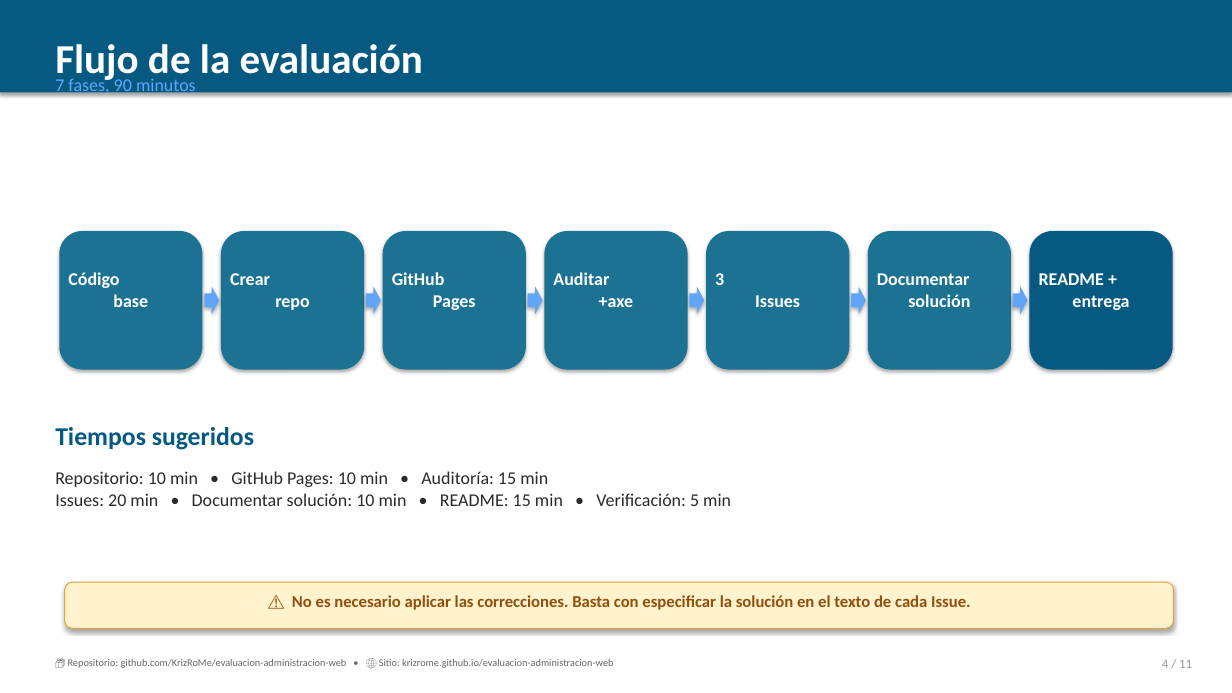
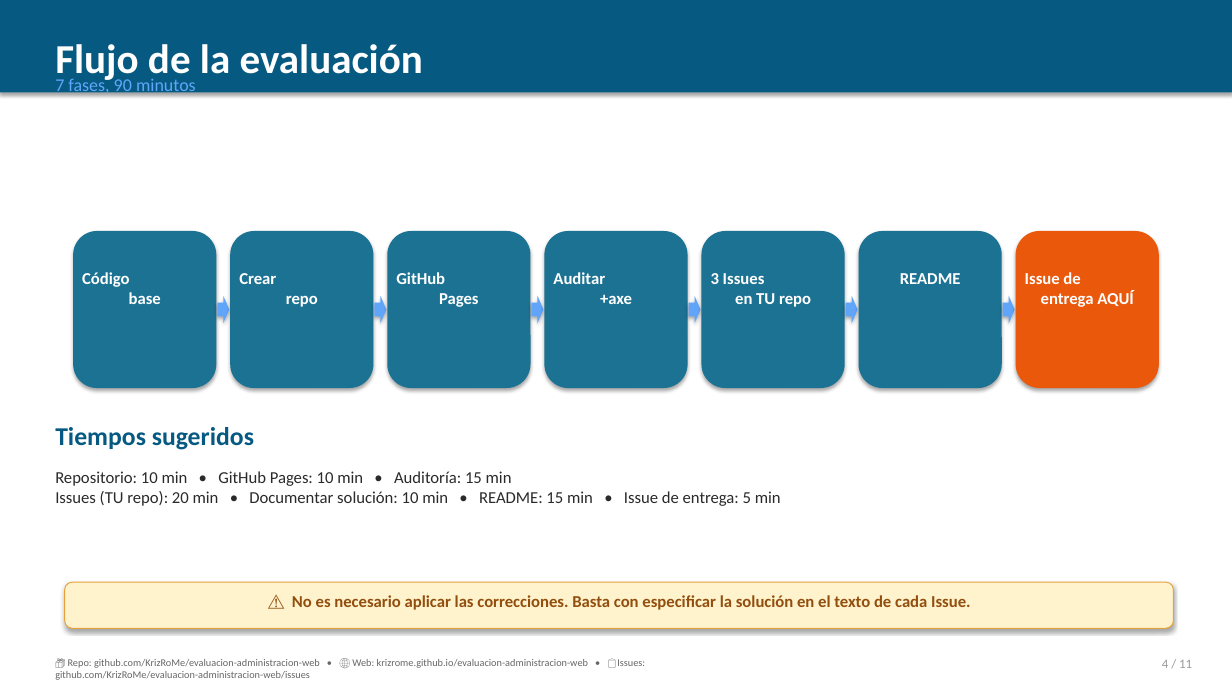
Before and after one commit to KrizRoMe/evaluacion-administracion-web, a slide deck: slide 4 of EVALUACION_PRACTICA_01.pptx. Drawn at 1232x693 pixels with LibreOffice and Linux fonts; fonts in the diff are those of the drawing. Boxes give left, top, right and bottom in pixels: in the first picture for what was removed or moved away, otherwise in the second. Text is boxed around its words. In the diff, an @@ line names an element or a change of style, - is before the commit and + after.

Commit message:
feat(issue-templates): nuevo template ENTREGA + config + PPT con URL de issues del docente
- Nuevo template: entrega.yml (nombre, código, URL repo, URL Pages, checklist)
- config.yml: muestra link de contacto directo para crear Issue de entrega
- PPT actualizado con:
  * Slide 3: URLs (sitio base, tu repo, link de entrega con issues/new?template=entrega.yml)
  * Slide 4: Flujo modificado (3 Issues en TU repo + Issue de ENTREGA AQUÍ)
  * Slide 8: Refuerza que los 3 Issues van en TU repo
  * Slide 10 (NUEVA dedicada): Issue de ENTREGA con link directo
  * Slide 11: Checklist final separado en 'tu repo' vs 'repo del docente'
  * Footer: incluye URL de issues del docente

```diff
--- a/EVALUACION_PRACTICA_01.pptx
+++ b/EVALUACION_PRACTICA_01.pptx
@@ rounded rectangle: place and size @@
-rounded rectangle at box(59, 231, 202, 370)
+rounded rectangle at box(73, 231, 216, 388)
@@ rounded rectangle: place and size @@
-rounded rectangle at box(221, 231, 364, 370)
+rounded rectangle at box(230, 231, 373, 388)
@@ rounded rectangle: place and size @@
-rounded rectangle at box(383, 231, 526, 370)
+rounded rectangle at box(387, 231, 531, 388)
@@ rounded rectangle: place and size @@
-rounded rectangle at box(544, 231, 688, 370)
+rounded rectangle at box(544, 231, 688, 388)
@@ rounded rectangle: place and size @@
-rounded rectangle at box(706, 231, 849, 370)
+rounded rectangle at box(701, 231, 845, 388)
@@ rounded rectangle: place and size @@
-rounded rectangle at box(868, 231, 1011, 370)
+rounded rectangle at box(859, 231, 1002, 388)
@@ rounded rectangle: place and size @@
-rounded rectangle at box(1030, 231, 1173, 370)
+rounded rectangle at box(1016, 231, 1159, 388)
@@ rounded rectangle at box(1016, 231, 1159, 388): fill #065A82 to #EA580C @@
@@ size 14 to 13 pt in 4 elements at box(553, 272, 632, 304), box(396, 272, 478, 307), box(239, 273, 318, 307), box(82, 272, 161, 304) @@
@@ text "Código base": place and size @@
-text "Código base" at box(68, 272, 148, 307)
+text "Código base" at box(82, 272, 161, 304)
@@ text "Crear repo": place and size @@
-text "Crear repo" at box(230, 273, 310, 310)
+text "Crear repo" at box(239, 273, 318, 307)
@@ right arrow: place and size @@
-right arrow at box(204, 287, 219, 314)
+right arrow at box(217, 296, 229, 323)
@@ right arrow: place and size @@
-right arrow at box(366, 287, 381, 314)
+right arrow at box(374, 296, 386, 323)
@@ right arrow: place and size @@
-right arrow at box(528, 287, 543, 314)
+right arrow at box(531, 296, 543, 323)
@@ right arrow: place and size @@
-right arrow at box(689, 287, 704, 314)
+right arrow at box(689, 296, 701, 323)
@@ text at box(711, 273, 811, 307): text changed; size 14 to 13 pt @@
-3
-Issues
+3 Issues
+en TU repo
@@ right arrow: place and size @@
-right arrow at box(851, 287, 866, 314)
+right arrow at box(846, 296, 858, 323)
@@ text at box(900, 273, 961, 284): text changed; size 14 to 13 pt @@
-Documentar
-solución
+README
@@ right arrow: place and size @@
-right arrow at box(1013, 287, 1028, 314)
+right arrow at box(1003, 296, 1015, 323)
@@ text at box(1025, 272, 1134, 307): text changed; size 14 to 13 pt @@
-README +
-entrega
+Issue de
+entrega AQUÍ
@@ text at box(55, 471, 512, 486): size 14 to 13 pt in "Repositorio: 10 min • GitHub Pages: 10 ..." @@
@@ text at box(55, 491, 781, 506): text changed; size 14 to 13 pt @@
-Issues: 20 min • Documentar solución: 10 min • README: 15 min • Verificación: 5 min
+Issues (TU repo): 20 min • Documentar solución: 10 min • README: 15 min • Issue de entrega: 5 min
@@ text at box(55, 659, 645, 680): text changed @@
-📦 Repositorio: github.com/KrizRoMe/evaluacion-administracion-web • 🌐 Sitio: krizrome.github.io/evaluacion-administracion-web
+📦 Repo: github.com/KrizRoMe/evaluacion-administracion-web • 🌐 Web: krizrome.github.io/evaluacion-administracion-web • 📋 Issues: github.com/KrizRoMe/evaluacion-administracion-web/issues
```
Also in this commit, not shown: 9 other slides changed, 1 slide added, 1 slide removed, 3 other files.
